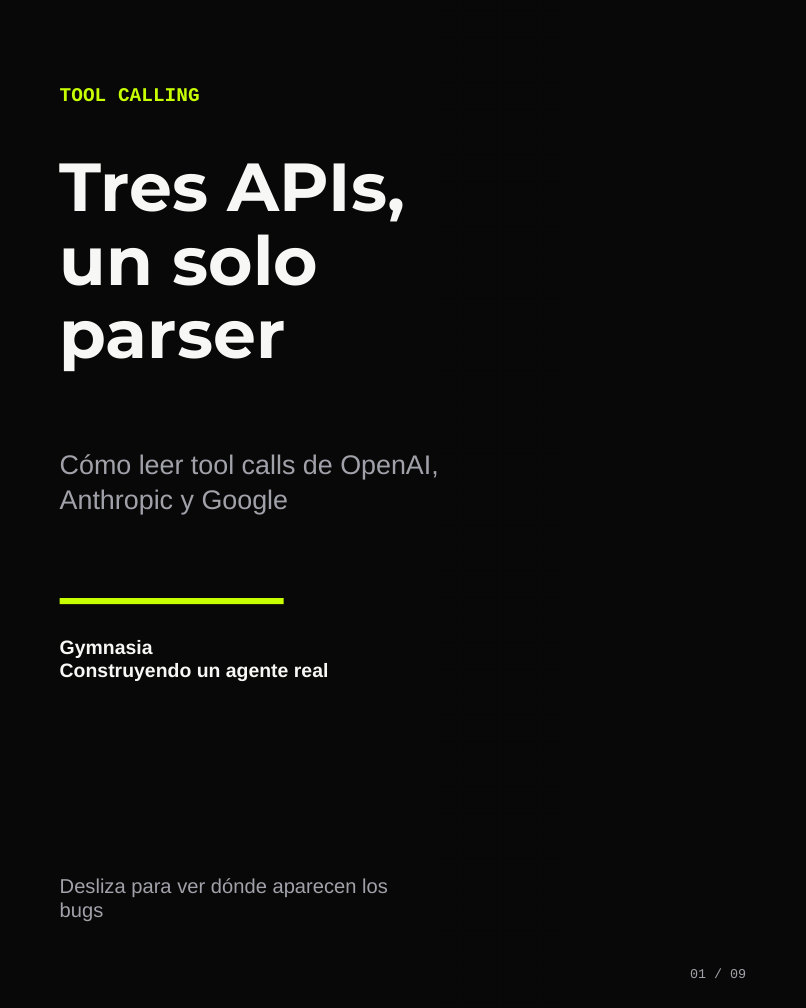
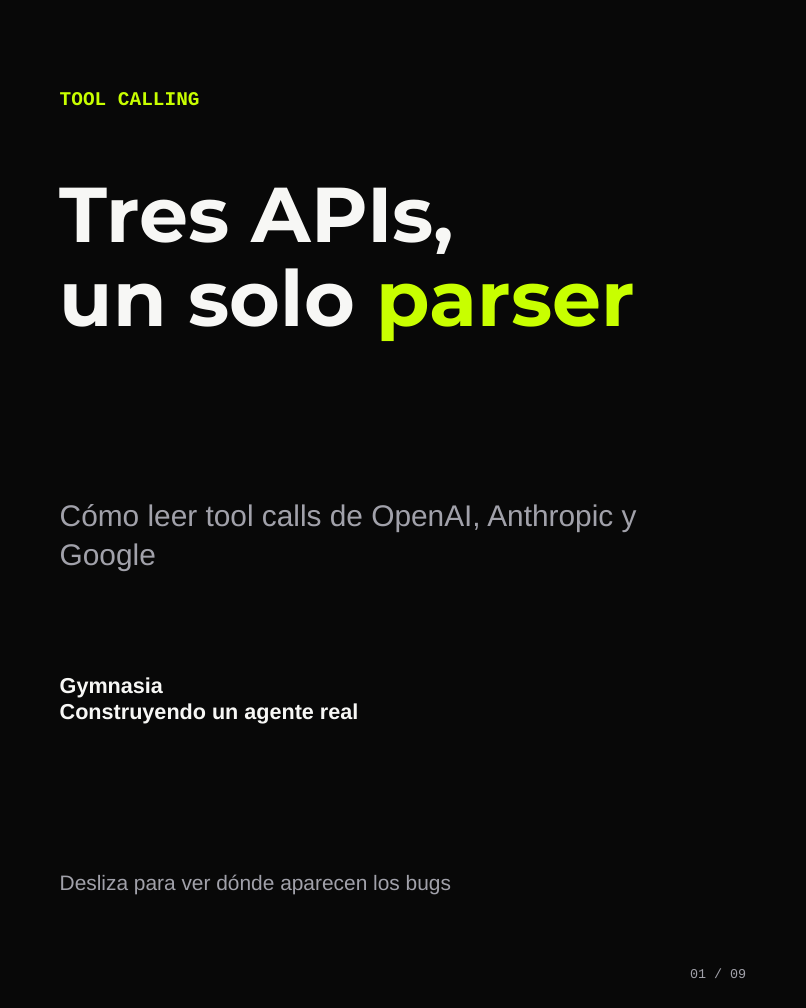
Before and after one commit to maximofn/gymnasia, a slide deck: slide 1 of youtube_assets/02_tool_call_parser/linkedin/carousel-tool-calls-linkedin-v2.pptx. Drawn at 806x1008 pixels with LibreOffice and Linux fonts; fonts in the diff are those of the drawing; background and template pictures are left out. Boxes give left, top, right and bottom in pixels: in the first picture for what was removed or moved away, otherwise in the second. Text is boxed around its words. In the diff, an @@ line names an element or a change of style, - is before the commit and + after.

```diff
--- a/youtube_assets/02_tool_call_parser/linkedin/carousel-tool-calls-linkedin-v2.pptx
+++ b/youtube_assets/02_tool_call_parser/linkedin/carousel-tool-calls-linkedin-v2.pptx
@@ rectangle removed at <box>436,0,563,1007</box> @@
@@ text "TOOL CALLING": place and size @@
-text "TOOL CALLING" at <box>60,88,200,101</box>
+text "TOOL CALLING" at <box>60,92,200,105</box>
@@ text "Tres APIs,": place and size @@
-text "Tres APIs," at <box>60,163,405,372</box>
+text "Tres APIs," at <box>60,187,635,341</box>
@@ text "Tres APIs," at <box>60,187,635,341</box>: size 68.2 to 78 pt; text colour #F7F7F5 to #C8FF00 in "parser" @@
@@ text "Cómo leer tool calls de ...": place and size @@
-text "Cómo leer tool calls de ..." at <box>60,454,439,515</box>
+text "Cómo leer tool calls de ..." at <box>60,504,637,571</box>
@@ text "Cómo leer tool calls de ..." at <box>60,504,637,571</box>: size 27 to 30 pt @@
@@ line removed from (59, 601) to (284, 601) @@
@@ text "Gymnasia": place and size @@
-text "Gymnasia" at <box>60,640,329,681</box>
+text "Gymnasia" at <box>60,677,358,724</box>
@@ text "Gymnasia" at <box>60,677,358,724</box>: size 19.5 to 21.8 pt @@
@@ text "Desliza para ver dónde aparecen ..." at <box>60,874,451,895</box>: size 20.2 to 21 pt @@
```
Also in this commit, not shown: 1 other slide changed, 1 other file.
